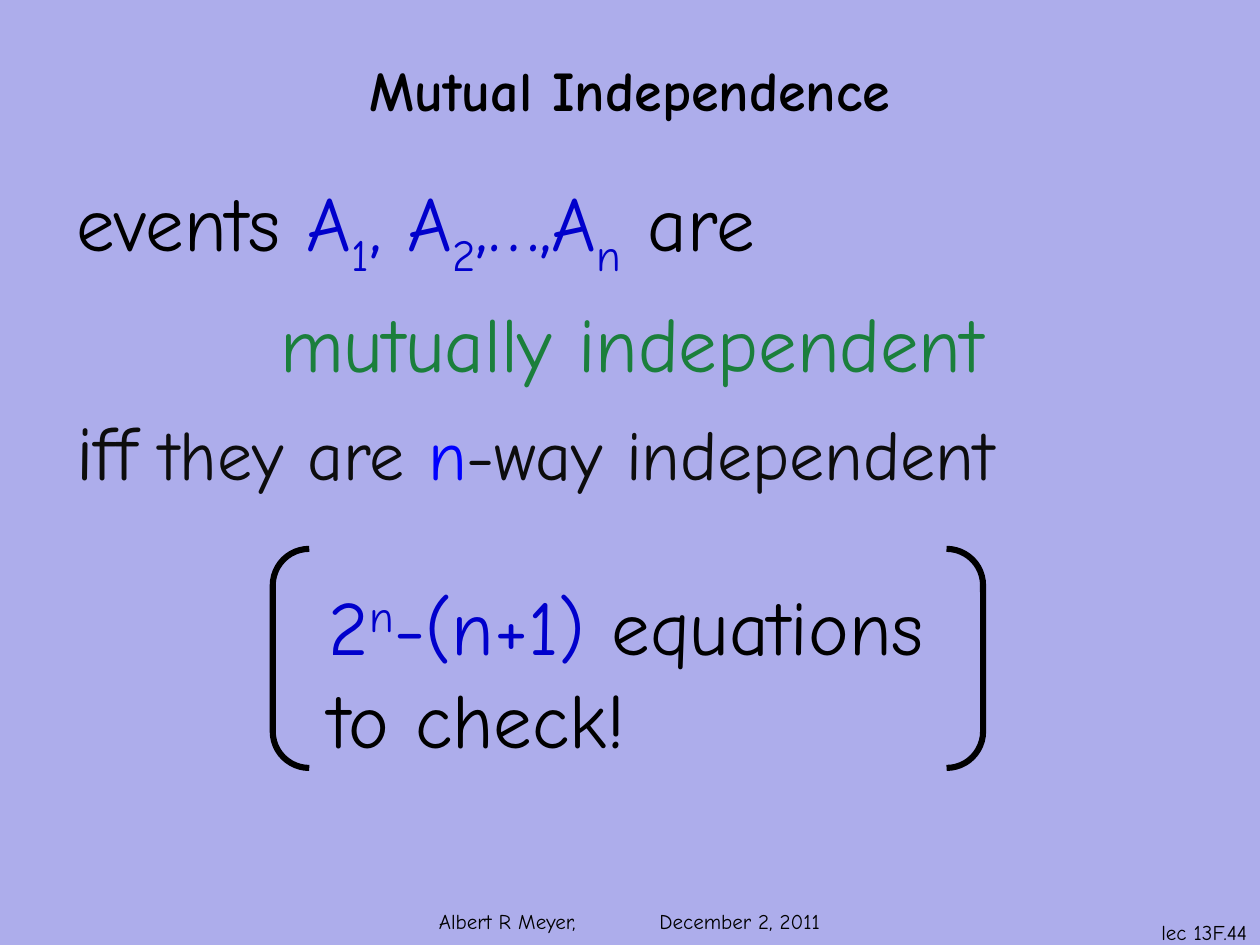
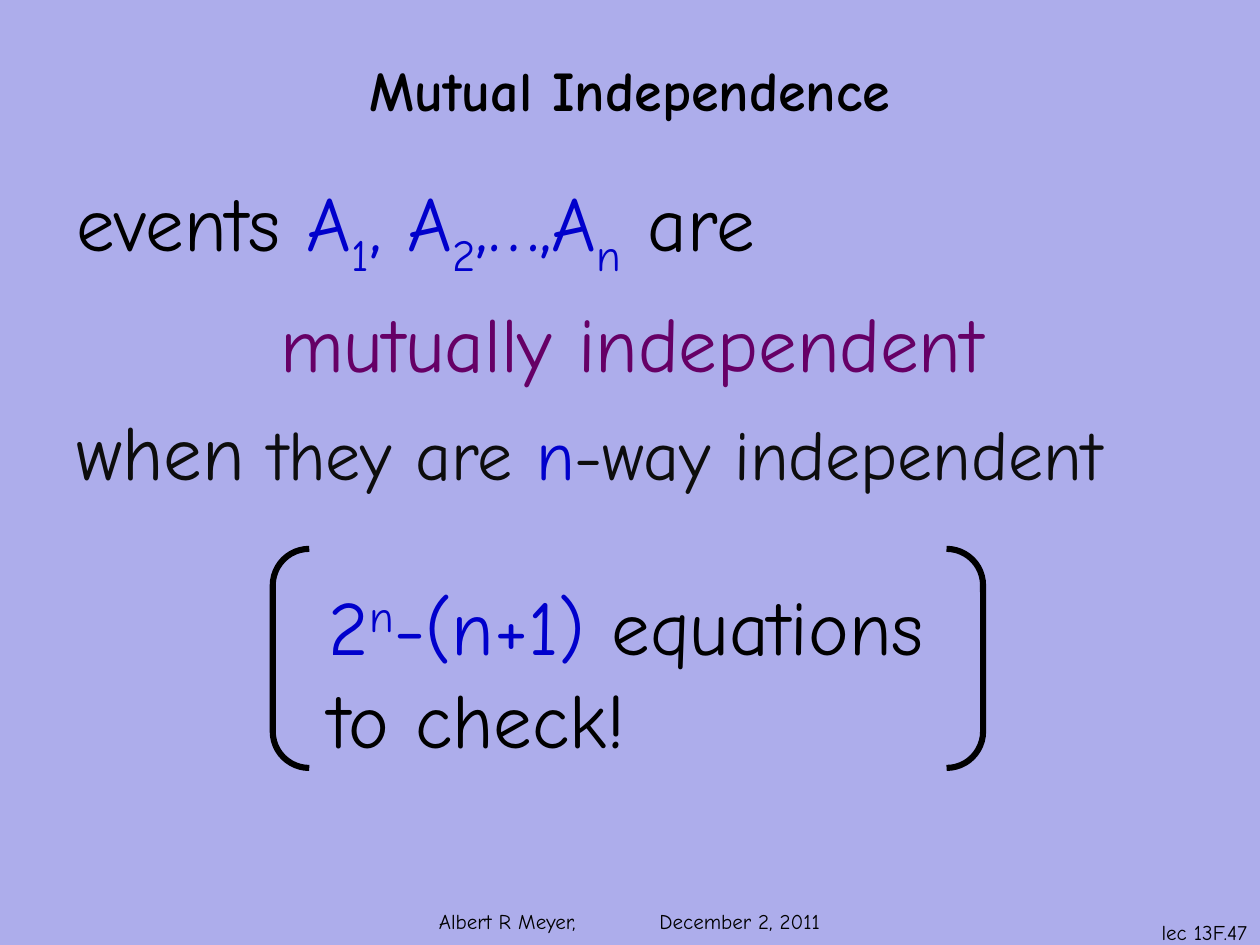
Before and after one commit to armeyer/mcs_web, a slide deck: slide 47 of fall11/slidesF11/slides13f.pptx (slide 44 before the commit). Drawn at 1260x945 pixels with LibreOffice and Linux fonts; fonts in the diff are those of the drawing; background and template pictures are left out. Boxes give left, top, right and bottom in pixels: in the first picture for what was removed or moved away, otherwise in the second. Text is boxed around its words. In the diff, an @@ line names an element or a change of style, - is before the commit and + after.

```diff
--- a/fall11/slidesF11/slides13f.pptx
+++ b/fall11/slidesF11/slides13f.pptx
@@ text at (280,319,983,388): text colour #1B7F3C to #660066 in "mutually independent" @@
@@ text at (76,427,1102,494): text changed @@
-iff they are n-way independent
+when they are n-way independent
@@ page number at (1162,925,1247,940): text changed @@
-lec 13F.44
+lec 13F.47
```
Also in this commit, not shown: 3 other slides changed, 3 slides added, 5 other files.
